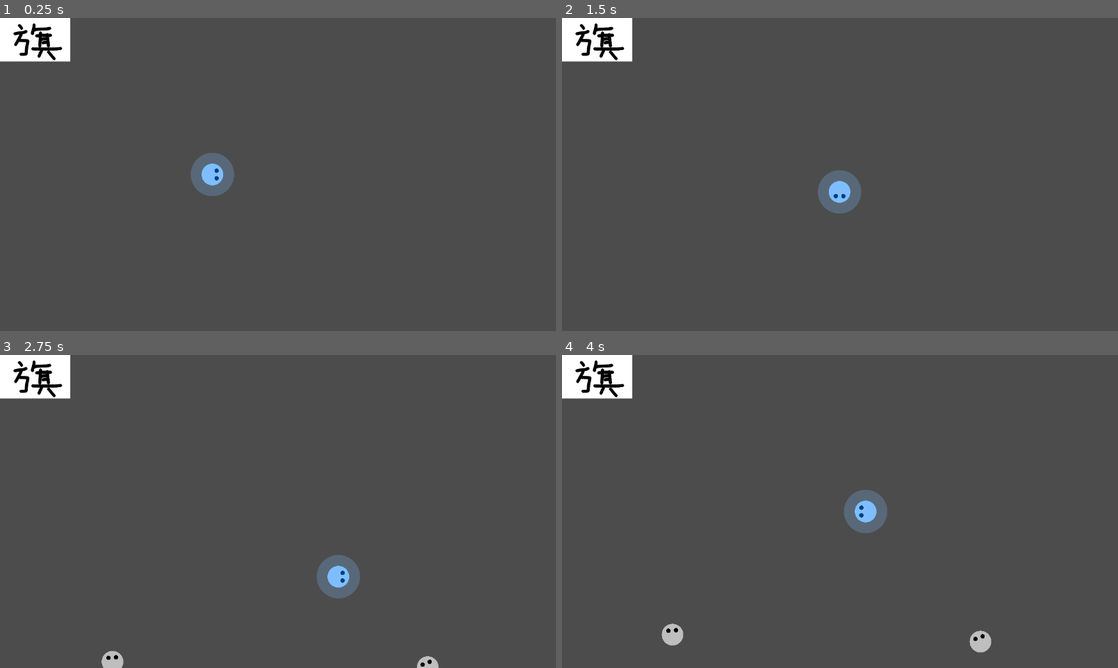
Above: before the commit, frames 1-4 (two rows, left to right).
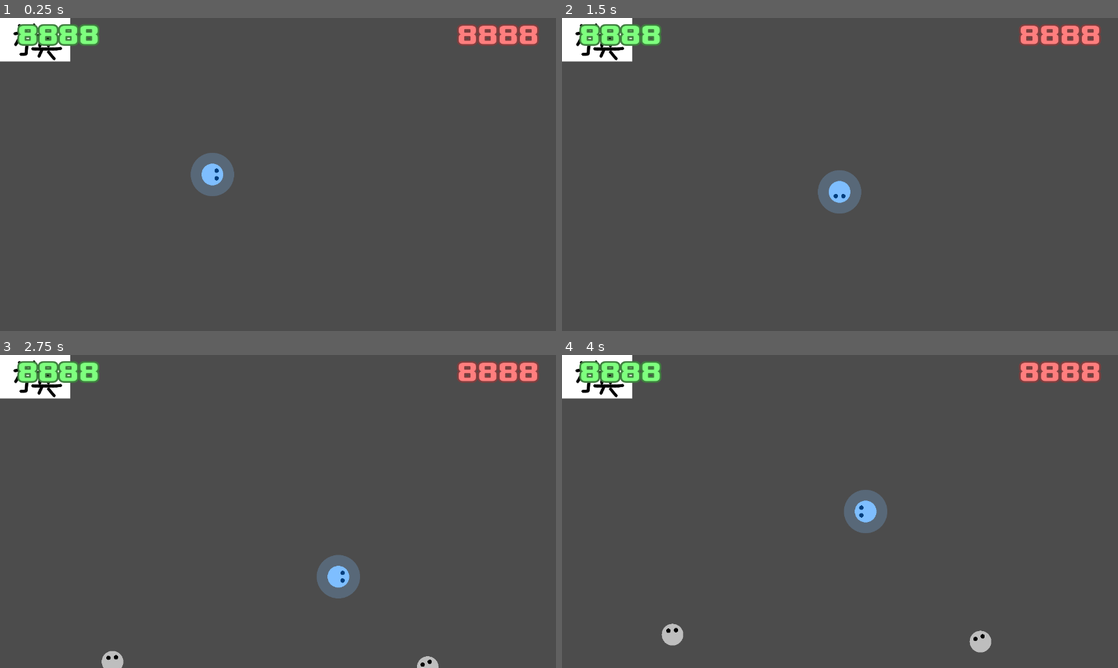
Above: after the commit, the same moments.

Repository: saimukzi/NfaoPoSim
Game: Godot game, scene res://DemoStage/DemoStage.tscn
Two runs of this game, one before a commit and one after it. Both use one fixed random seed, a clock stepped at 60 frames per second and the inputs below. Sound files missing from this copy of the repository are replaced by a short silence.
Inputs:
- Up to frame 1 (0.25 s): no input
- Up to frame 2 (1.5 s): tap Enter at 0.5 s; hold Right (game_right) 0.53-1.28 s; hold Z (game_eat) 0.53-1.28 s; hold Down (game_down) from 1.28 s (still down); tap Z (game_eat) at 1.35 s
- Up to frame 3 (2.75 s): release Down (game_down) at 2.03 s; hold Right (game_right) from 2.03 s (still down); hold Z (game_eat) from 2.03 s (still down)
- Up to frame 4 (4 s): release Right (game_right) at 2.78 s; release Z (game_eat) at 2.78 s; hold Up (game_up) 2.78-3.53 s; tap Z (game_eat) at 2.85 s; hold Left (game_left) from 3.53 s (still down); hold Z (game_eat) from 3.53 s (still down)

The runs differ from the first frame. In frame 1, 1.9% of the frame differs, in the area x 3-97%, y 2-9%; in frame 2, 1.9%; in frame 3, 1.9%; in frame 4, 1.9%.

Commit message:
add score display

Diff:
--- a/GameBase/GameBase.tscn
+++ b/GameBase/GameBase.tscn
@@ -1,8 +1,21 @@
-[gd_scene load_steps=4 format=2]
+[gd_scene load_steps=7 format=2]
 
 [ext_resource path="res://GameBase/AnthemSystem.gd" type="Script" id=1]
+[ext_resource path="res://assets/Xolonium-Bold.ttf" type="DynamicFontData" id=2]
 [ext_resource path="res://GameBase/GameBase.gd" type="Script" id=3]
 [ext_resource path="res://PolicePlayer/PolicePlayer.tscn" type="PackedScene" id=6]
+
+[sub_resource type="DynamicFont" id=2]
+size = 64
+outline_size = 4
+outline_color = Color( 0.247059, 0.498039, 0.247059, 1 )
+font_data = ExtResource( 2 )
+
+[sub_resource type="DynamicFont" id=1]
+size = 64
+outline_size = 4
+outline_color = Color( 0.498039, 0.247059, 0.247059, 1 )
+font_data = ExtResource( 2 )
 
 [node name="GameBase" type="Node"]
 script = ExtResource( 3 )
@@ -20,4 +33,23 @@
 [node name="Timer" type="Timer" parent="AnthemSystem"]
 one_shot = true
 
+[node name="ScoreLabel" type="Label" parent="."]
+margin_left = 40.0
+margin_right = 440.0
+margin_bottom = 78.0
+custom_colors/font_color = Color( 0.498039, 1, 0.498039, 1 )
+custom_fonts/font = SubResource( 2 )
+text = "8888"
+
+[node name="HPLabel" type="Label" parent="."]
+anchor_left = 1.0
+anchor_right = 1.0
+margin_left = -440.0
+margin_right = -40.0
+margin_bottom = 78.0
+custom_colors/font_color = Color( 1, 0.498039, 0.498039, 1 )
+custom_fonts/font = SubResource( 1 )
+text = "8888"
+align = 2
+
 [connection signal="timeout" from="AnthemSystem/Timer" to="AnthemSystem" method="_on_Timer_timeout"]
Binary file added: assets/Xolonium-Bold.ttf
